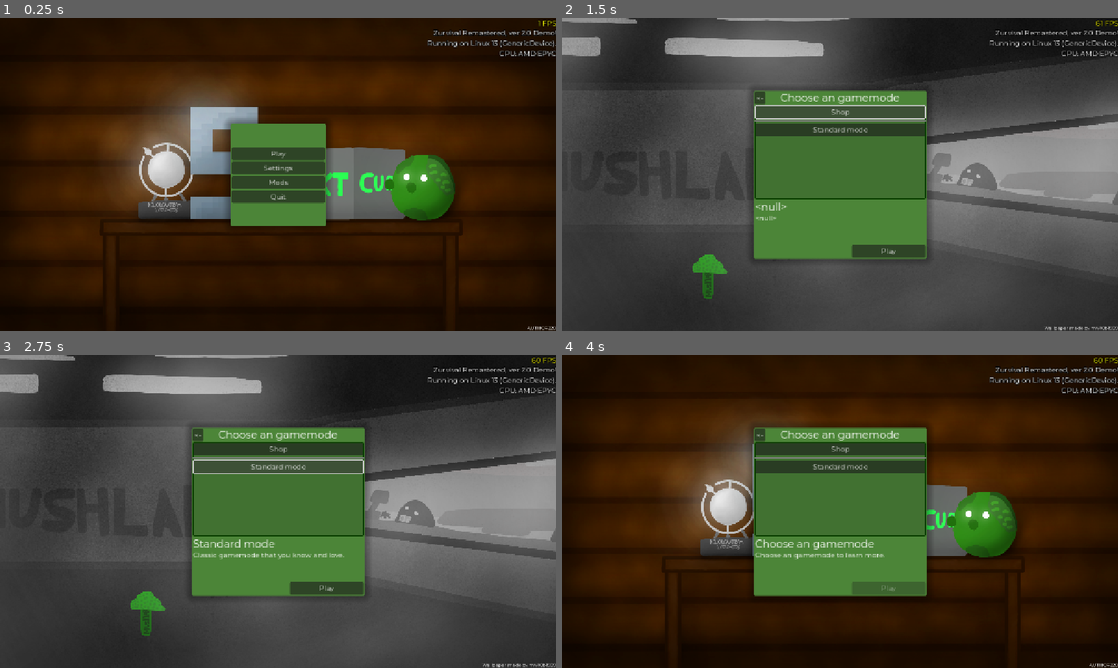
Above: before the commit, frames 1-4 (two rows, left to right).
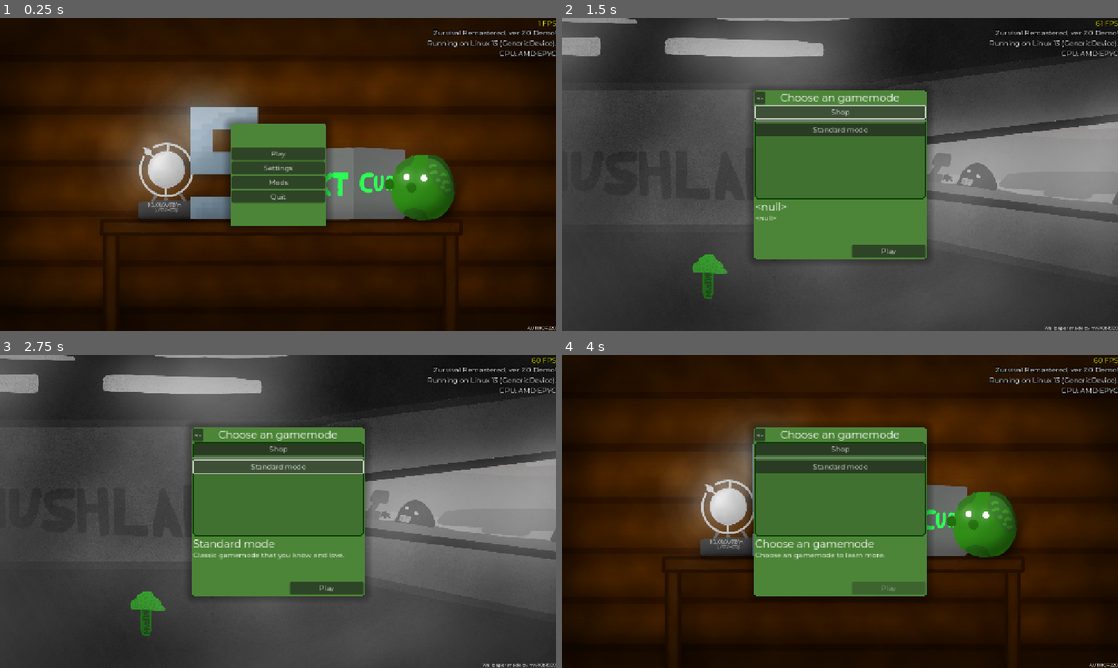
Above: after the commit, the same moments.

Repository: klodskateam/zurvival-remastered
Game: Godot game, scene res://menu.tscn
Two runs of this game, one before a commit and one after it. Both use one fixed random seed, a clock stepped at 60 frames per second and the inputs below.
Inputs:
- Up to frame 1 (0.25 s): no input
- Up to frame 2 (1.5 s): click "Play" at 0.5 s; click "Shop" at 1.25 s
- Up to frame 3 (2.75 s): click "Standard mode" at 2 s
- Up to frame 4 (4 s): click "<-" at 2.75 s; click "Play" at 3.5 s

The runs differ from the first frame. In frame 1, less than 0.1% of the frame differs, in the area x 41-59%, y 33-67%; in frame 2, 0.2%; in frame 3, 0.2%; in frame 4, 0.3%, in the area x 34-66%, y 23-78%.
Error in both runs: Invalid type in function 'set_locale' in base 'TranslationServer'. Cannot convert argument 1 from Nil to String. (res://global.gd:43)

Commit message:
гшгкепр
ui

Diff:
--- a/gamemode.tscn
+++ b/gamemode.tscn
@@ -41,6 +41,7 @@
 offset_top = 32.0
 offset_right = 396.0
 offset_bottom = 249.0
+theme = ExtResource("2_7rmfm")
 
 [node name="VBoxContainer" type="VBoxContainer" parent="UI/Control/Panel/ScrollContainer"]
 custom_minimum_size = Vector2(390, 0)
@@ -77,6 +78,7 @@
 offset_top = 354.0
 offset_right = 395.0
 offset_bottom = 383.0
+theme = ExtResource("2_7rmfm")
 text = "$play"
 
 [node name="gamemodename" type="Label" parent="UI/Control/Panel"]
--- a/menu.tscn
+++ b/menu.tscn
@@ -34,6 +34,7 @@
 offset_bottom = 117.5
 grow_horizontal = 2
 grow_vertical = 2
+theme = ExtResource("2_i4evy")
 
 [node name="VBoxContainer" type="VBoxContainer" parent="CanvasLayer/Control/Panel"]
 custom_minimum_size = Vector2(0, 230)
--- a/ui.tres
+++ b/ui.tres
@@ -4,24 +4,27 @@
 
 [sub_resource type="StyleBoxFlat" id="StyleBoxFlat_3va1a"]
 bg_color = Color(0.29964, 0.520377, 0.218746, 1)
-corner_radius_top_left = 4
-corner_radius_top_right = 4
-corner_radius_bottom_right = 4
-corner_radius_bottom_left = 4
+corner_radius_top_left = 5
+corner_radius_top_right = 5
+corner_radius_bottom_right = 5
+corner_radius_bottom_left = 5
 shadow_color = Color(0, 0, 0, 0.341176)
-shadow_size = 19
+shadow_size = 20
+anti_aliasing = false
 
 [sub_resource type="StyleBoxFlat" id="StyleBoxFlat_3uw5e"]
 bg_color = Color(0.25633, 0.441406, 0.191391, 1)
 border_width_left = 2
 border_width_top = 2
 border_width_right = 2
-border_width_bottom = 2
+border_width_bottom = 3
 border_color = Color(0.0415816, 0.246094, 0, 1)
-corner_radius_top_left = 3
-corner_radius_top_right = 3
-corner_radius_bottom_right = 3
-corner_radius_bottom_left = 3
+corner_radius_top_left = 5
+corner_radius_top_right = 5
+corner_radius_bottom_right = 6
+corner_radius_bottom_left = 6
+corner_detail = 1
+anti_aliasing_size = 0.529
 
 [sub_resource type="StyleBoxFlat" id="StyleBoxFlat_lq1h7"]
 bg_color = Color(0.231215, 0.40625, 0.1698, 1)
@@ -29,11 +32,12 @@
 corner_radius_top_right = 5
 corner_radius_bottom_right = 5
 corner_radius_bottom_left = 5
+corner_detail = 2
 expand_margin_left = 5.0
 expand_margin_top = 35.0
 expand_margin_right = 5.0
 expand_margin_bottom = 5.0
-shadow_size = 3
+shadow_size = 5
 shadow_offset = Vector2(5, 5)
 
 [sub_resource type="StyleBoxFlat" id="StyleBoxFlat_snsow"]
